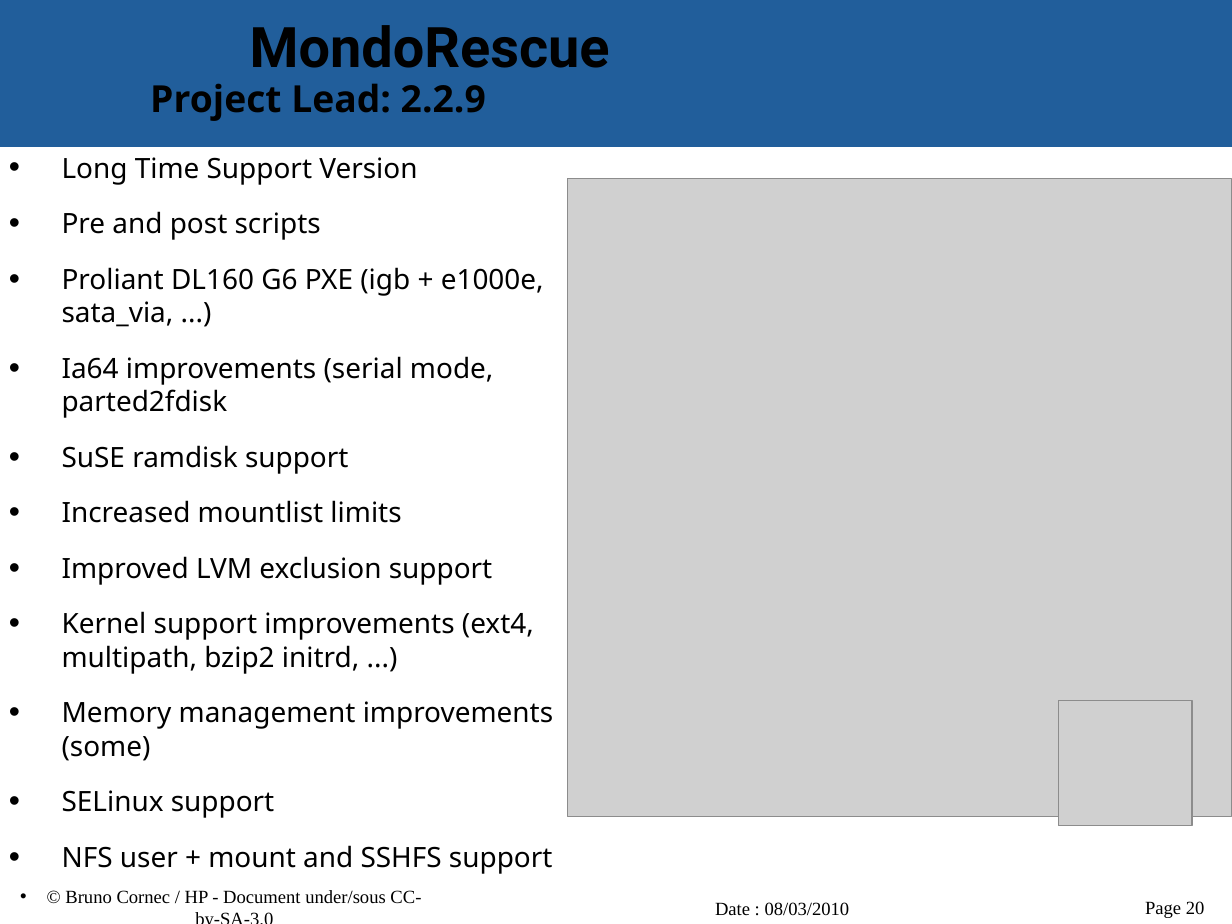
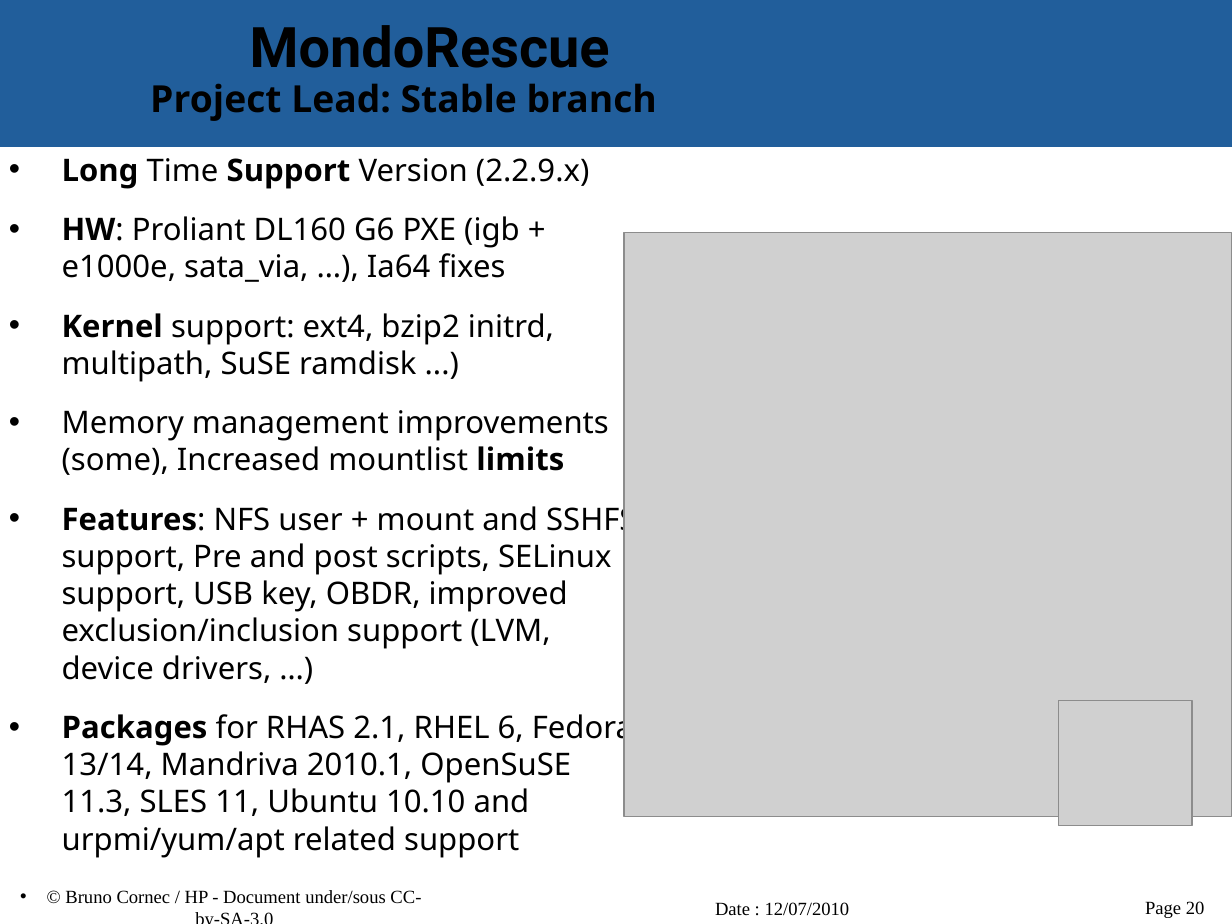
Before and after one commit to vir/mondo-rescue, a slide deck: slide 20 of mondo-doc/mondo-presentation.odp. Drawn at 1232x924 pixels with LibreOffice and Linux fonts; fonts in the diff are those of the drawing; grey boxes stand for pictures; background and template pictures are left out. Boxes give left, top, right and bottom in pixels: in the first picture for what was removed or moved away, otherwise in the second. Text is boxed around its words. In the diff, an @@ line names an element or a change of style, - is before the commit and + after.

```diff
--- a/mondo-doc/mondo-presentation.odp
+++ b/mondo-doc/mondo-presentation.odp
@@ title at (150,83,657,121): text changed @@
-Project Lead: 2.2.9
+Project Lead: Stable branch
@@ text at (62,158,636,858): text changed; size 18 to 20 pt @@
-• Long Time Support Version
-• Pre and post scripts
-• Proliant DL160 G6 PXE (igb + e1000e, sata_via, ...)
-• Ia64 improvements (serial mode, parted2fdisk
-• SuSE ramdisk support
-• Increased mountlist limits
-• Improved LVM exclusion support
-• Kernel support improvements (ext4, multipath, bzip2 initrd, ...)
-• Memory management improvements (some)
-• SELinux support
-• NFS user + mount and SSHFS support
+• Long Time Support Version (2.2.9.x)
+• HW: Proliant DL160 G6 PXE (igb + e1000e, sata_via, …), Ia64 fixes
+• Kernel support: ext4, bzip2 initrd, multipath, SuSE ramdisk ...)
+• Memory management improvements (some), Increased mountlist limits
+• Features: NFS user + mount and SSHFS support, Pre and post scripts, SELinux support, USB key, OBDR, improved exclusion/inclusion support (LVM, device drivers, …)
+• Packages for RHAS 2.1, RHEL 6, Fedora 13/14, Mandriva 2010.1, OpenSuSE 11.3, SLES 11, Ubuntu 10.10 and urpmi/yum/apt related support
@@ picture: place and size @@
-picture at (568,179,1232,817)
+picture at (624,233,1232,816)
@@ text at (715,902,850,916): text changed @@
-Date : 08/03/2010
+Date : 12/07/2010
```
Also in this commit, not shown: 24 other slides changed.
